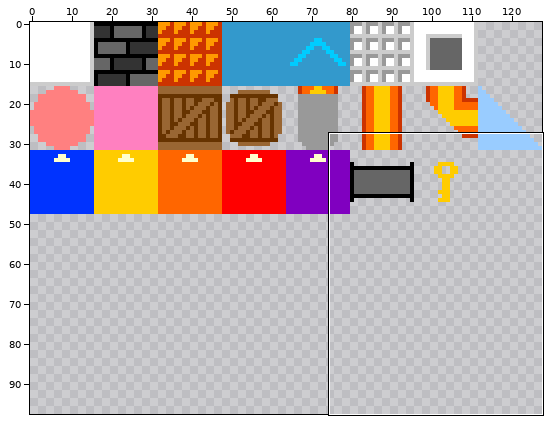
Two states of a sprite sheet, roverchip/tiles.png. Above, an overview of the earlier version with the close-up marked.
Close-up. Before the commit:
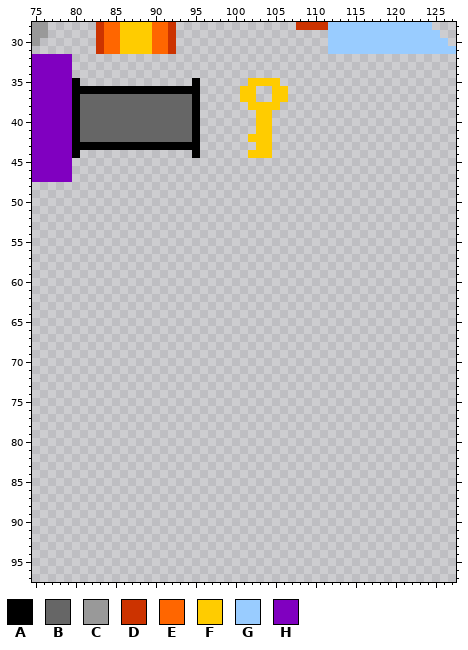
The file is 128x128 pixels. Shown: x 75..127, y 28..97. The wide view leaves out empty margins.
Palette (. is transparent): A #000000  B #666666  C #999999  D #cc3300  E #ff6600  F #ffcc00  G #99ccff  H #8000c0
Pixels before (only the part around the change), first column x 75:
28 CC......DEEFFFFEED...............DDDDGGGGGGGGGGGGG...
29 CC......DEEFFFFEED...................GGGGGGGGGGGGGG..
30 C.......DEEFFFFEED...................GGGGGGGGGGGGGGG.
31 ........DEEFFFFEED...................GGGGGGGGGGGGGGGG
32 HHHHH................................................
33 HHHHH................................................
34 HHHHH................................................
35 HHHHHA..............A......FFFF......................
36 HHHHHAAAAAAAAAAAAAAAA.....FF..FF.....................
37 HHHHHABBBBBBBBBBBBBBA.....FF..FF.....................
38 HHHHHABBBBBBBBBBBBBBA......FFFF......................
39 HHHHHABBBBBBBBBBBBBBA.......FF.......................
40 HHHHHABBBBBBBBBBBBBBA.......FF.......................
41 HHHHHABBBBBBBBBBBBBBA.......FF.......................
42 HHHHHABBBBBBBBBBBBBBA......FFF.......................
43 HHHHHAAAAAAAAAAAAAAAA.......FF.......................
44 HHHHHA..............A......FFF.......................
45 HHHHH................................................
46 HHHHH................................................
47 HHHHH................................................
48 .....................................................
49 .....................................................
50 .....................................................
51 .....................................................
52 .....................................................
53 .....................................................
54 .....................................................
55 .....................................................
56 .....................................................
57 .....................................................
58 .....................................................
59 .....................................................
60 .....................................................
61 .....................................................
62 .....................................................
63 .....................................................
64 .....................................................
65 .....................................................
66 .....................................................
67 .....................................................
68 .....................................................
69 .....................................................
70 .....................................................
71 .....................................................
72 .....................................................
73 .....................................................
74 .....................................................
75 .....................................................
76 .....................................................
77 .....................................................
78 .....................................................
79 .....................................................
80 .....................................................
81 .....................................................
82 .....................................................
83 .....................................................
84 .....................................................
85 .....................................................
86 .....................................................
87 .....................................................
88 .....................................................
89 .....................................................
90 .....................................................
91 .....................................................
92 .....................................................
93 .....................................................
94 .....................................................
95 .....................................................
96 .....................................................
97 .....................................................
The same view after the edit:
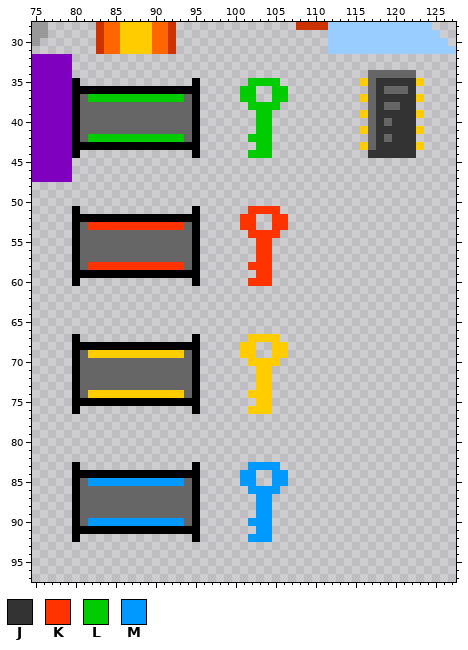
Colours new in this view: J #333333  K #ff3300  L #00cc00  M #0099ff
The edit:
y 34: x 117..122 ...... -> BBBBBB
y 35: x 102..105 FFFF -> LLLL; x 116..123 ........ -> FBJJJJJF
y 36: x 101..102 FF -> LL; x 105..106 FF -> LL; x 117..122 ...... -> BJBBBJ
y 37: x 82..93 BBBBBBBBBBBB -> LLLLLLLLLLLL; x 101..102 FF -> LL; x 105..106 FF -> LL; x 116..123 ........ -> FBJJJJJF
y 38: x 102..105 FFFF -> LLLL; x 117..122 ...... -> BJBBJJ
y 39: x 103..104 FF -> LL; x 116..123 ........ -> FBJJJJJF
y 40: x 103..104 FF -> LL; x 117..122 ...... -> BJBJJJ
y 41: x 103..104 FF -> LL; x 116..123 ........ -> FBJJJJJF
y 42: x 82..93 BBBBBBBBBBBB -> LLLLLLLLLLLL; x 102..104 FFF -> LLL; x 117..122 ...... -> BJBJJJ
y 43: x 103..104 FF -> LL; x 116..123 ........ -> FBJJJJJF
y 44: x 102..104 FFF -> LLL; x 117..122 ...... -> JJJJJJ
y 51: x 80 . -> A; x 95 . -> A; x 102..105 .... -> KKKK
y 52: x 80..95 ................ -> AAAAAAAAAAAAAAAA; x 101..102 .. -> KK; x 105..106 .. -> KK
y 53: x 80..95 ................ -> ABKKKKKKKKKKKKBA; x 101..102 .. -> KK; x 105..106 .. -> KK
y 54: x 80..95 ................ -> ABBBBBBBBBBBBBBA; x 102..105 .... -> KKKK
y 55..57: x 80..95 ................ -> ABBBBBBBBBBBBBBA; x 103..104 .. -> KK
y 58: x 80..95 ................ -> ABKKKKKKKKKKKKBA; x 102..104 ... -> KKK
y 59: x 80..95 ................ -> AAAAAAAAAAAAAAAA; x 103..104 .. -> KK
y 60: x 80 . -> A; x 95 . -> A; x 102..104 ... -> KKK
y 67: x 80 . -> A; x 95 . -> A; x 102..105 .... -> FFFF
y 68: x 80..95 ................ -> AAAAAAAAAAAAAAAA; x 101..102 .. -> FF; x 105..106 .. -> FF
y 69: x 80..95 ................ -> ABFFFFFFFFFFFFBA; x 101..102 .. -> FF; x 105..106 .. -> FF
y 70: x 80..95 ................ -> ABBBBBBBBBBBBBBA; x 102..105 .... -> FFFF
y 71..73: x 80..95 ................ -> ABBBBBBBBBBBBBBA; x 103..104 .. -> FF
y 74: x 80..95 ................ -> ABFFFFFFFFFFFFBA; x 102..104 ... -> FFF
y 75: x 80..95 ................ -> AAAAAAAAAAAAAAAA; x 103..104 .. -> FF
y 76: x 80 . -> A; x 95 . -> A; x 102..104 ... -> FFF
y 83: x 80 . -> A; x 95 . -> A; x 102..105 .... -> MMMM
y 84: x 80..95 ................ -> AAAAAAAAAAAAAAAA; x 101..102 .. -> MM; x 105..106 .. -> MM
y 85: x 80..95 ................ -> ABMMMMMMMMMMMMBA; x 101..102 .. -> MM; x 105..106 .. -> MM
y 86: x 80..95 ................ -> ABBBBBBBBBBBBBBA; x 102..105 .... -> MMMM
y 87..89: x 80..95 ................ -> ABBBBBBBBBBBBBBA; x 103..104 .. -> MM
y 90: x 80..95 ................ -> ABMMMMMMMMMMMMBA; x 102..104 ... -> MMM
y 91: x 80..95 ................ -> AAAAAAAAAAAAAAAA; x 103..104 .. -> MM
y 92: x 80 . -> A; x 95 . -> A; x 102..104 ... -> MMM
